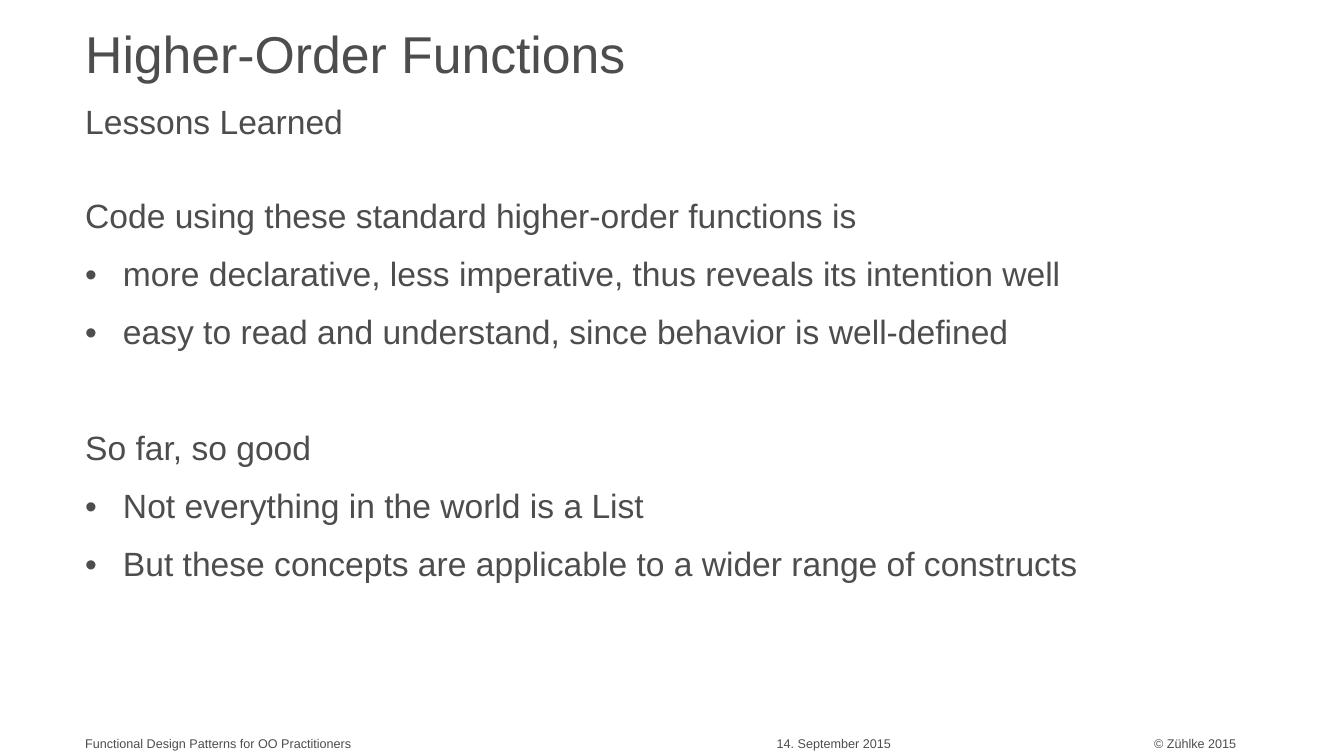
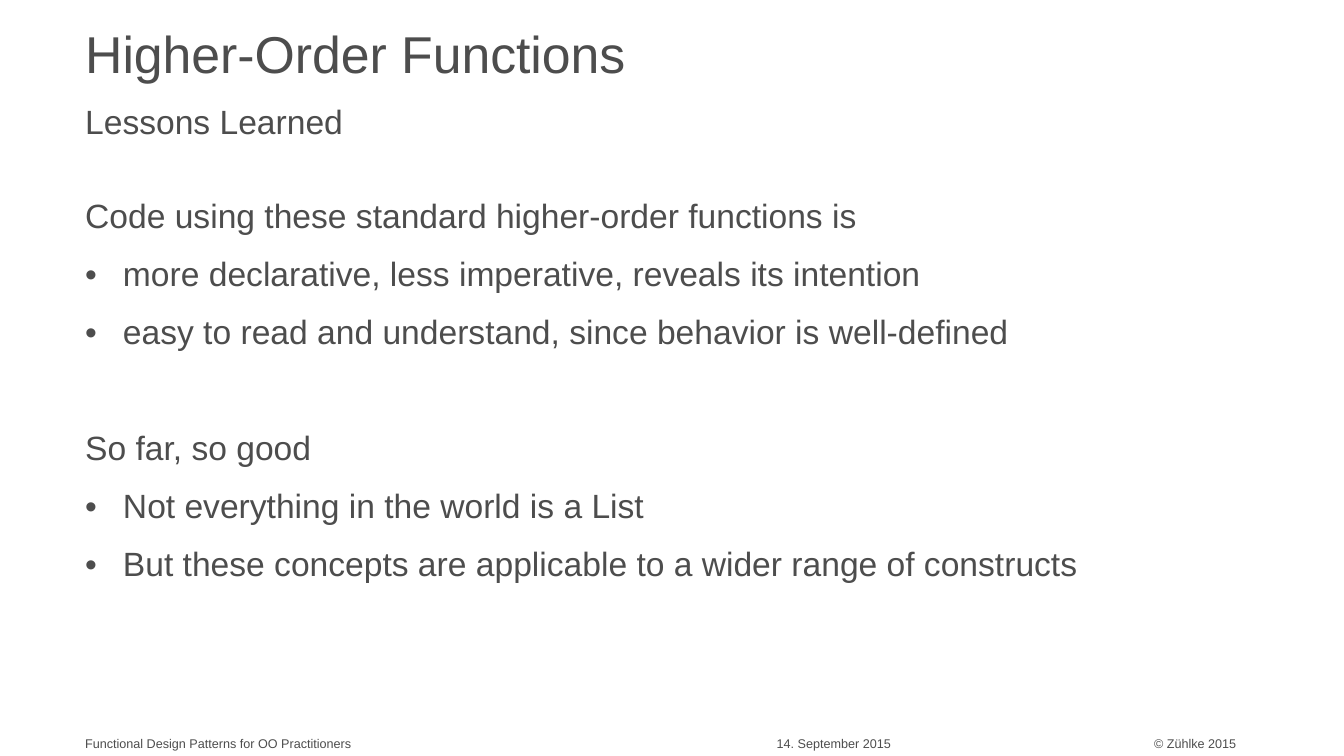
Before and after one commit to aax/zdays-fp-patterns, a slide deck: slide 13 of Functional Design Patterns for OO Practitioners.pptx (slide 16 before the commit). Drawn at 1344x756 pixels with LibreOffice and Linux fonts; fonts in the diff are those of the drawing. Boxes give left, top, right and bottom in pixels: in the first picture for what was removed or moved away, otherwise in the second. Text is boxed around its words. In the diff, an @@ line names an element or a change of style, - is before the commit and + after.

```diff
--- a/Functional Design Patterns for OO Practitioners.pptx
+++ b/Functional Design Patterns for OO Practitioners.pptx
@@ text at (x1=123, y1=261, x2=920, y2=293): text changed @@
-• more declarative, less imperative, thus reveals its intention well
+• more declarative, less imperative, reveals its intention
```
Also in this commit, not shown: 6 other slides changed, 2 slides added, 5 slides removed, 4 other files.
